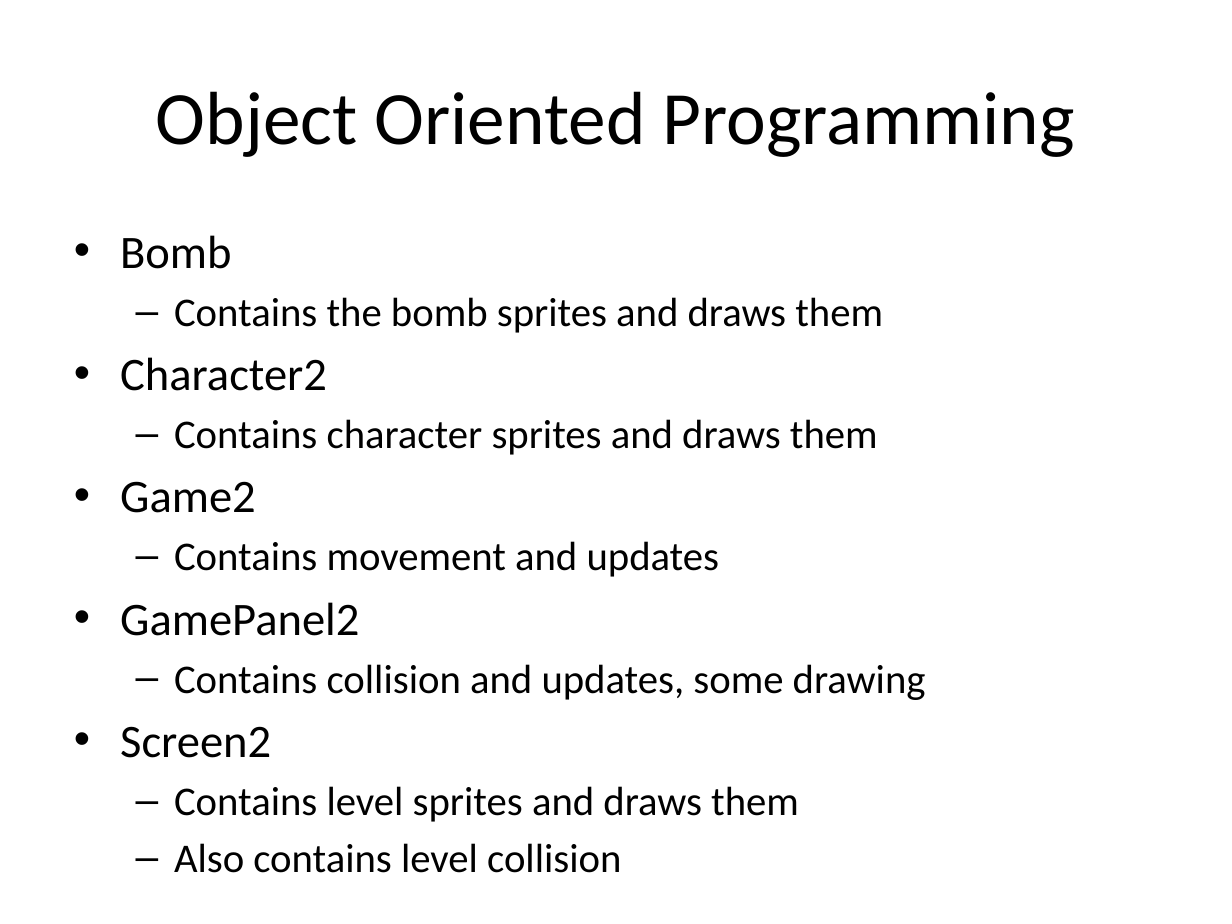
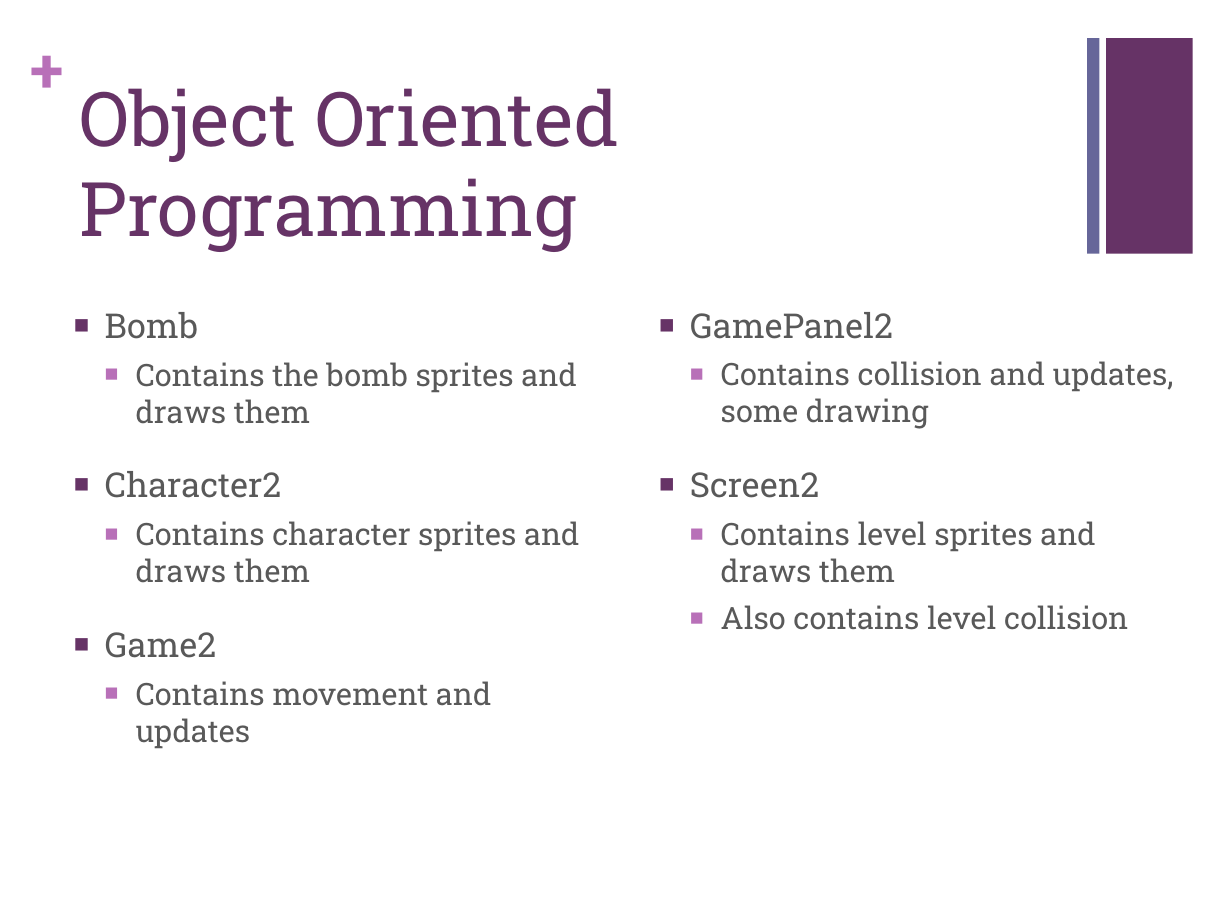
Before and after one commit to juangonzalez/Juan, a slide deck: slide 5 of BomberJuan.pptx. Drawn at 1232x924 pixels with LibreOffice and Linux fonts; fonts in the diff are those of the drawing. Boxes give left, top, right and bottom in pixels: in the first picture for what was removed or moved away, otherwise in the second. Text is boxed around its words. In the diff, an @@ line names an element or a change of style, - is before the commit and + after.

```diff
--- a/BomberJuan.pptx
+++ b/BomberJuan.pptx
@@ text added at <box>30,31,65,106</box>, 36 pt, text #B870B8, bold @@
++
@@ rectangle added at <box>1087,38,1099,254</box>, fill #666699 @@
@@ rectangle added at <box>1106,38,1193,254</box>, fill #663366 @@
@@ title "Object Oriented Programming": place and size @@
-title "Object Oriented Programming" at <box>156,91,1075,157</box>
+title "Object Oriented Programming" at <box>79,88,619,252</box>
@@ title "Object Oriented Programming" at <box>79,88,619,252</box>: font Calibri to Roboto Slab, text colour #000000 to #663366; alignment centre to left; vertical alignment middle to top @@
@@ text "Bomb": place and size @@
-text "Bomb" at <box>120,235,926,873</box>
+text "Bomb" at <box>105,312,579,749</box>
@@ text "Bomb" at <box>105,312,579,749</box>: size 27.2 to 20 pt in "Bomb", "Character2", "Game2"; font Calibri to Roboto Slab, text colour #000000 to #595959; size 23.8 to 18 pt in "Contains the bomb sprites and draws them", "Contains character sprites and draws them", "Contains movement and updates"; bullet • to ■; more space between paragraphs; bullet – to ■ @@
@@ text added at <box>690,312,1174,630</box>, 18 pt, text #595959 @@
+■ GamePanel2
+  ■ Contains collision and updates, some drawing
+■ Screen2
+  ■ Contains level sprites and draws them
+  ■ Also contains level collision
@@ text at <box>120,602,926,873</box>: paragraphs removed @@
-• GamePanel2
-  – Contains collision and updates, some drawing
-• Screen2
-  – Contains level sprites and draws them
-  – Also contains level collision
```
Also in this commit, not shown: 6 other slides changed.
